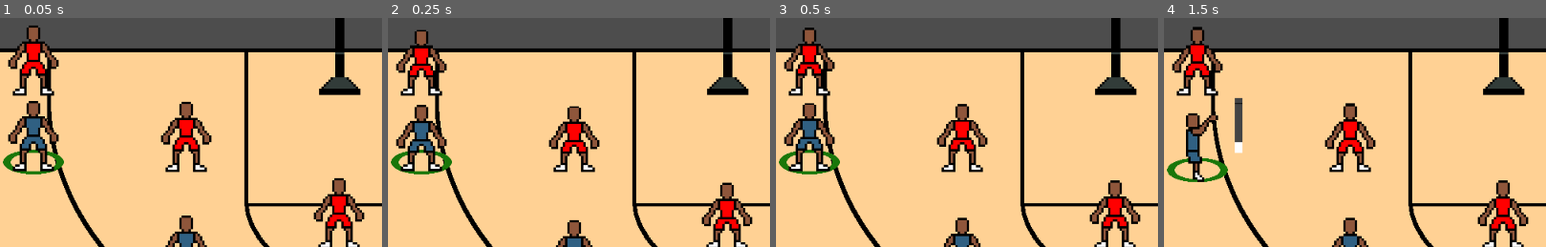
Above: before the commit, frames 1-4 (left to right).
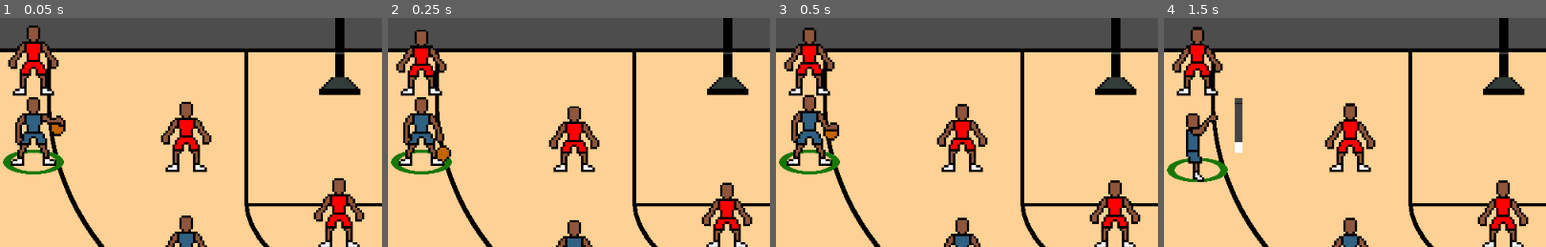
Above: after the commit, the same moments.

Repository: david8zhang/baller-quest-godot
Game: Godot game, scene res://scenes/Main.tscn
Same seed, same stepped clock (60 frames per second), same inputs: the game is played once before the commit and once after it.
Inputs:
- Up to frame 1 (0.05 s): no input
- Up to frame 2 (0.25 s): no input
- Up to frame 3 (0.5 s): no input
- Up to frame 4 (1.5 s): hold Right (move_right) 0.53-1.28 s; hold F (shoot_ball) 0.53-1.28 s; tap Space (pass) at 0.6 s; hold Down (move_down) from 1.28 s (still down); tap F (shoot_ball) at 1.35 s
The pictures show only the part of the screen within x 6-56%, y 25-75%; the shares and areas given below are measured in that part.

The runs differ from the first frame. In frame 1, 2.1% of the frame differs, in the area x 2-18%, y 34-68%; in frame 2, 2.4%, in the area x 2-17%, y 34-68%; in frame 3, 2.3%; in frame 4, nothing differs.

Commit message:
cleaned up unused script, prefab

Diff:
--- a/prefab/BTreePlayer.tscn
+++ /dev/null
@@ -1,72 +0,0 @@
-[gd_scene load_steps=13 format=3 uid="uid://doti54eua6bxu"]
-
-[ext_resource type="SpriteFrames" uid="uid://bxfaqat2mu62u" path="res://animations/Player.tres" id="1_aw8yl"]
-[ext_resource type="Script" path="res://scripts/BTreePlayer.gd" id="1_f3meb"]
-[ext_resource type="Texture2D" uid="uid://bc1nvo2dt4ao6" path="res://sprites/placeholder/highlight.png" id="2_alhvr"]
-[ext_resource type="PackedScene" uid="uid://pbhdbwtfile2" path="res://prefab/PlayerAI.tscn" id="2_davix"]
-[ext_resource type="Script" path="res://scripts/fsm/StateMachine.gd" id="5_wa718"]
-[ext_resource type="Script" path="res://scripts/fsm/InputControlState.gd" id="6_uyanf"]
-[ext_resource type="Script" path="res://scripts/fsm/ShootState.gd" id="7_tet2e"]
-[ext_resource type="Script" path="res://scripts/fsm/PassState.gd" id="8_rcj48"]
-[ext_resource type="Script" path="res://scripts/fsm/LayupState.gd" id="9_nwvnu"]
-[ext_resource type="Script" path="res://scripts/fsm/IdleState.gd" id="10_h5rmk"]
-
-[sub_resource type="RectangleShape2D" id="RectangleShape2D_4m5l8"]
-size = Vector2(8, 14)
-
-[sub_resource type="RectangleShape2D" id="RectangleShape2D_8x2pf"]
-size = Vector2(8, 4)
-
-[node name="BTreePlayer" type="RigidBody2D"]
-gravity_scale = 2.66454e-15
-max_contacts_reported = 1
-contact_monitor = true
-lock_rotation = true
-script = ExtResource("1_f3meb")
-
-[node name="PlayerAI" parent="." node_paths=PackedStringArray("blackboard", "actor") instance=ExtResource("2_davix")]
-blackboard = NodePath("@Node@22683")
-actor = NodePath("..")
-
-[node name="AnimatedSprite2D" type="AnimatedSprite2D" parent="."]
-sprite_frames = ExtResource("1_aw8yl")
-animation = &"shoot-side-jump"
-
-[node name="CollisionShape2D" type="CollisionShape2D" parent="."]
-position = Vector2(0, 1)
-shape = SubResource("RectangleShape2D_4m5l8")
-debug_color = Color(0, 0.6, 0.701961, 0.419608)
-
-[node name="FeetArea" type="Area2D" parent="."]
-collision_layer = 128
-collision_mask = 128
-
-[node name="CollisionShape2D" type="CollisionShape2D" parent="FeetArea"]
-position = Vector2(-1, 16)
-shape = SubResource("RectangleShape2D_8x2pf")
-debug_color = Color(0.980392, 0, 0.384314, 0.419608)
-
-[node name="Highlight" type="Sprite2D" parent="."]
-z_as_relative = false
-position = Vector2(0.125006, 14)
-scale = Vector2(0.033125, 0.0133333)
-texture = ExtResource("2_alhvr")
-
-[node name="PlayerControlFSM" type="Node" parent="."]
-script = ExtResource("5_wa718")
-initial_state = NodePath("InputControlState")
-
-[node name="InputControlState" type="Node" parent="PlayerControlFSM"]
-script = ExtResource("6_uyanf")
-
-[node name="ShootState" type="Node" parent="PlayerControlFSM"]
-script = ExtResource("7_tet2e")
-
-[node name="PassState" type="Node" parent="PlayerControlFSM"]
-script = ExtResource("8_rcj48")
-
-[node name="LayupState" type="Node" parent="PlayerControlFSM"]
-script = ExtResource("9_nwvnu")
-
-[node name="IdleState" type="Node" parent="PlayerControlFSM"]
-script = ExtResource("10_h5rmk")
--- a/prefab/Player.tscn
+++ b/prefab/Player.tscn
@@ -12,9 +12,7 @@
 [ext_resource type="PackedScene" uid="uid://pbhdbwtfile2" path="res://prefab/PlayerAI.tscn" id="15_cfbit"]
 [ext_resource type="Script" path="res://scripts/fsm/ReceivePassState.gd" id="23_p87nn"]
 [ext_resource type="Script" path="res://scripts/fsm/LayupState.gd" id="24_2y7dy"]
-[ext_resource type="Script" path="res://scripts/fsm/DefendState.gd" id="26_7vp1i"]
 [ext_resource type="Script" path="res://scripts/fsm/InputControlState.gd" id="27_lpdy6"]
-[ext_resource type="Script" path="res://scripts/ChaseReboundState.gd" id="32_st05g"]
 
 [sub_resource type="RectangleShape2D" id="RectangleShape2D_ppf1a"]
 size = Vector2(8, 14)
@@ -52,33 +50,27 @@
 animation = &"cpu-dribble-idle"
 offset = Vector2(2.08165e-12, 2.08165e-12)
 
-[node name="StateMachine" type="Node2D" parent="."]
+[node name="PlayerControlFSM" type="Node2D" parent="."]
 script = ExtResource("6_32c0f")
 initial_state = NodePath("IdleState")
 
-[node name="PassState" type="Node" parent="StateMachine"]
+[node name="PassState" type="Node" parent="PlayerControlFSM"]
 script = ExtResource("6_ugi36")
 
-[node name="ShootState" type="Node" parent="StateMachine"]
+[node name="ShootState" type="Node" parent="PlayerControlFSM"]
 script = ExtResource("6_gja4w")
 
-[node name="IdleState" type="Node" parent="StateMachine"]
+[node name="IdleState" type="Node" parent="PlayerControlFSM"]
 script = ExtResource("6_1wvpm")
 
-[node name="ReceivePassState" type="Node" parent="StateMachine"]
+[node name="ReceivePassState" type="Node" parent="PlayerControlFSM"]
 script = ExtResource("23_p87nn")
 
-[node name="LayupState" type="Node" parent="StateMachine"]
+[node name="LayupState" type="Node" parent="PlayerControlFSM"]
 script = ExtResource("24_2y7dy")
 
-[node name="DefendState" type="Node" parent="StateMachine"]
-script = ExtResource("26_7vp1i")
-
-[node name="InputControlState" type="Node" parent="StateMachine"]
+[node name="InputControlState" type="Node" parent="PlayerControlFSM"]
 script = ExtResource("27_lpdy6")
-
-[node name="ChaseReboundState" type="Node" parent="StateMachine"]
-script = ExtResource("32_st05g")
 
 [node name="FeetArea" type="Area2D" parent="."]
 collision_layer = 128
@@ -90,5 +82,5 @@
 debug_color = Color(0.980392, 0, 0.384314, 0.419608)
 
 [node name="PlayerAI" parent="." node_paths=PackedStringArray("blackboard", "actor") instance=ExtResource("15_cfbit")]
-blackboard = NodePath("@Node@33482")
+blackboard = NodePath("@Node@34702")
 actor = NodePath("..")
--- a/scripts/BTreePlayer.gd
+++ /dev/null
@@ -1,46 +0,0 @@
-class_name BTreePlayer
-extends RigidBody2D
-
-const SPEED = 300.0
-
-var screen_size
-var side
-var player_name
-var has_ball
-var pass_target
-
-@onready var highlight = $Highlight as Sprite2D
-@onready var anim_sprite = $AnimatedSprite2D as AnimatedSprite2D
-@onready var feet_area = $FeetArea as Area2D
-@onready var collision_shape_2d = $CollisionShape2D
-@onready var player_manager: PlayerManager = get_node("/root/Main/PlayerManager")
-@onready var player_control_fsm: StateMachine = $PlayerControlFSM
-
-# Called when the node enters the scene tree for the first time.
-func _ready():
-	screen_size = get_viewport_rect().size
-	highlight.visible = false
-	anim_sprite.scale = Vector2(3, 3)
-	highlight.scale = Vector2(
-		2 * highlight.scale.x,
-		2 * highlight.scale.y
-	)
-	highlight.position = Vector2(
-		anim_sprite.position.x,
-		anim_sprite.position.y + 40,
-	)
-	feet_area.scale = Vector2(3, 3)
-	collision_shape_2d.scale = Vector2(3, 3)
-
-
-func select():
-	player_manager.camera.reparent(self)
-	highlight.visible = true
-
-
-func deselect():
-	highlight.visible = false
-
-
-func is_selected():
-	return player_manager.selected_player == self
--- a/scripts/ChaseReboundState.gd
+++ b/scripts/ChaseReboundState.gd
@@ -22,7 +22,7 @@
 		anim_sprite.play(anim_name)
 		anim_sprite.flip_h = dir.x < 0
 	else:
-		curr_player._state_machine.transition_to("IdleState")
+		curr_player.player_control_fsm.transition_to("IdleState")
 
 
 func is_within_rebound_range():
--- a/scripts/Player.gd
+++ b/scripts/Player.gd
@@ -19,7 +19,7 @@
 @onready var shot_meter = $ShotMeter as ShotMeter
 @onready var highlight = $Highlight
 @onready var anim_sprite: AnimatedSprite2D = get_node("AnimatedSprite2D")
-@onready var _state_machine: StateMachine = $StateMachine
+@onready var player_control_fsm: StateMachine = $PlayerControlFSM
 @onready var feet_area = $FeetArea as Area2D
 @onready var collision_shape_2d = $CollisionShape2D
 
@@ -65,8 +65,8 @@
 				min_dist = dist
 				closest_player = player
 	if pass_target != null and pass_target != closest_player:
-		pass_target._state_machine.transition_to("IdleState")
-	closest_player._state_machine.transition_to("ReceivePassState", { "pass_source": self })
+		pass_target.player_control_fsm.transition_to("IdleState")
+	closest_player.player_control_fsm.transition_to("ReceivePassState", { "pass_source": self })
 	pass_target = closest_player
 
 
@@ -79,12 +79,12 @@
 	if is_selected() and has_ball:
 		if Input.is_action_pressed("shoot_ball"):
 			if is_within_layup_range():
-				_state_machine.transition_to("LayupState", {})
+				player_control_fsm.transition_to("LayupState", {})
 			else:
-				_state_machine.transition_to("ShootState", {})
+				player_control_fsm.transition_to("ShootState", {})
 		if Input.is_action_just_pressed("pass"):
 			if pass_target != null:
-				_state_machine.transition_to("PassState", {})
+				player_control_fsm.transition_to("PassState", {})
 
 
 func pass_ball():
@@ -108,7 +108,7 @@
 
 func on_completed_pass():
 	can_gain_possession = true
-	_state_machine.transition_to("IdleState", {})
+	player_control_fsm.transition_to("IdleState", {})
 
 
 func handle_ball_collision(ball: Ball):
@@ -119,7 +119,7 @@
 		has_ball = true
 		game.ball = null
 		ball.queue_free()
-		_state_machine.transition_to("IdleState", {})
+		player_control_fsm.transition_to("IdleState", {})
 
 
 func shoot_ball(shot_result: ShotMeter.SHOT_RESULT, arc_duration: float = 1.5, start_position: Vector2 = Vector2(self.position.x, self.position.y - 100)):
--- a/scripts/PlayerManager.gd
+++ b/scripts/PlayerManager.gd
@@ -23,7 +23,6 @@
 	selected_player = players[0]
 	selected_player.select()
 	selected_player.has_ball = true
-#	selected_player._state_machine.transition_to("IdleState")
 
 	is_ready = true
 
--- a/scripts/behavior-tree/PlayerControl.gd
+++ b/scripts/behavior-tree/PlayerControl.gd
@@ -3,5 +3,5 @@
 
 func tick(actor: Node, _blackboard: Blackboard):
 	var player = actor as Player
-	var player_control_fsm = player._state_machine as StateMachine
-	player_control_fsm.enabled = true
+	var player_control_fsm = player.player_control_fsm as StateMachine
+	player_control_fsm.enable_for_first_time()
--- a/scripts/fsm/DefendState.gd
+++ b/scripts/fsm/DefendState.gd
@@ -19,7 +19,7 @@
 	if !player_to_defend.has_ball:
 		player.linear_damp = 100
 		player.linear_velocity = Vector2.ZERO
-		player._state_machine.transition_to("IdleState")
+		player.player_control_fsm.transition_to("IdleState")
 
 
 func physics_update(delta):
--- a/scripts/fsm/IdleState.gd
+++ b/scripts/fsm/IdleState.gd
@@ -3,7 +3,6 @@
 
 func update(_delta: float) -> void:
 	var player = entity as Player
-	var player_manager = player.player_manager
 	if player.is_selected() and player.side == Game.SIDE.PLAYER:
 		var right_pressed = Input.is_action_pressed("move_right")
 		var left_pressed = Input.is_action_pressed("move_left")
@@ -11,19 +10,6 @@
 		var up_pressed = Input.is_action_pressed("move_up")
 		if right_pressed or left_pressed or down_pressed or up_pressed:
 			state_machine.transition_to("InputControlState", {})
-
-	var game = player.game as Game
-	var is_on_defense = game.possession_side != player.side
-	# If other team has possession, the player is on defense
-	if is_on_defense:
-		var player_to_defend = player.get_player_to_defend() as Player
-		if player_to_defend.has_ball:
-			player._state_machine.transition_to("DefendState")
-
-	# Chase after loose balls
-	var ball = game.ball as Ball
-	if ball != null and ball.curr_poss_status == Ball.POSS_STATUS.LOOSE:
-		player._state_machine.transition_to("ChaseReboundState")
 
 func handle_input(input: InputEvent) -> void:
 	var player = entity as Player
--- a/scripts/fsm/LayupState.gd
+++ b/scripts/fsm/LayupState.gd
@@ -75,4 +75,4 @@
 
 func on_jump_complete():
 	var player = entity as Player
-	player._state_machine.transition_to("IdleState", {})
+	player.player_control_fsm.transition_to("IdleState", {})
--- a/scripts/fsm/ShootState.gd
+++ b/scripts/fsm/ShootState.gd
@@ -66,7 +66,7 @@
 
 func _follow_through_complete():
 	var player = entity as Player
-	player._state_machine.transition_to("IdleState", {})
+	player.player_control_fsm.transition_to("IdleState", {})
 
 func _get_shoot_anim_angle():
 	var player = entity as Player
--- a/scripts/fsm/StateMachine.gd
+++ b/scripts/fsm/StateMachine.gd
@@ -37,6 +37,12 @@
 	if enabled:
 		state.physics_update(delta)
 
+
+func enable_for_first_time():
+	if !enabled:
+		enabled = true
+		state.enter()
+
 # This function calls the current state's exit() function, then changes the active state,
 # and calls its enter function.
 # It optionally takes a `msg` dictionary to pass to the next state's enter() function.
Not shown: 1 places in prefab/Player.tscn that only renumber resources
